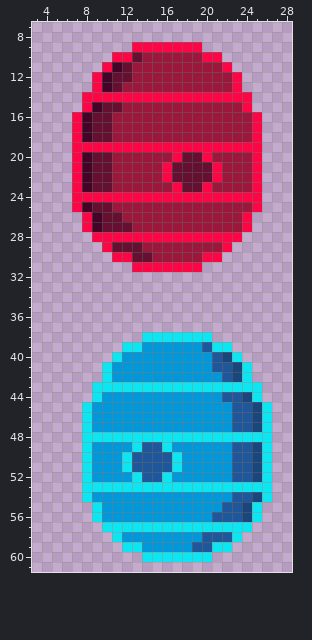
File history of a pixel-art sprite, Assets/Sprites/LargeUnit_Sprites/BeeHive.png. The picture above was drawn from the file before the commit.
The file is 32x64 pixels. Shown: x 3..28, y 7..61.
After:
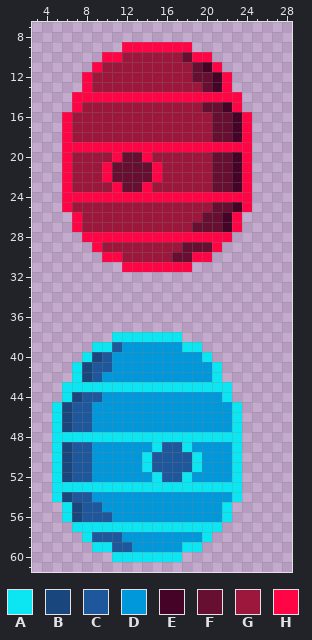
Palette (. is transparent): A #0ce6f2  B #18467d  C #1e579c  D #0098db  E #450327  F #660f31  G #9c173b  H #ff0546
Difference:
Changed rows in their new state; - is an unchanged pixel.
first column x 6:
 9 ------H------.------
10 ----H-GG----FH-.----
11 ---HGGG------FEH.---
12 --HGGGG------FFEH.--
13 --HGGG--------FEH.--
14 -H----------------.-
15 -HGGGG--------FFEH.-
16 HGGGG----------FFEH.
17 HGGGG----------FFEH.
18 HGGGG----------FFEH.
19 H------------------.
20 HGGGGHFFH--GGGGFFEH.
21 HGGGHFFFFHGGGGGFFEH.
22 HGGGHFFFFHGGGGGFFEH.
23 HGGGGHFFH--GGGGFFEH.
24 H------------------.
25 HGGGG----------FFEH.
26 -HGGGG--------FFEH.-
27 -HGGGGG------FFFEH.-
28 --H--------------.--
29 ---HGGGG----FFFH.---
30 ----H-GGG--FFH-.----
31 ------H------.------
first column x 5:
38 ------AAA----...------
39 ----AACDD----AA...----
40 ---ABCD--------A...---
41 --ABCC----------A...--
42 --ABCD----------A...--
43 -AAA--------------...-
44 -ABCC------------A...-
45 ABCC--------------A...
46 ABCC--------------A...
47 ABCC--------------A...
48 AAA----------------...
49 ABCC----DDACCA----A...
50 ABCC---DDA--CCA---A...
51 ABCC---DDA--CCA---A...
52 ABCC----DDACCA----A...
53 AAA----------------...
54 ABCC--------------A...
55 -ABCC------------A...-
56 -ABCCC----------DA...-
57 --AAA------------...--
58 ---ACCC--------A...---
59 ----AACCD----AA...----
60 ------AAA----...------
Changed places in both pictures, as pixel boxes (x1, y1, x2, y2):
changed: (62, 42, 262, 272)
changed: (52, 332, 272, 562)
